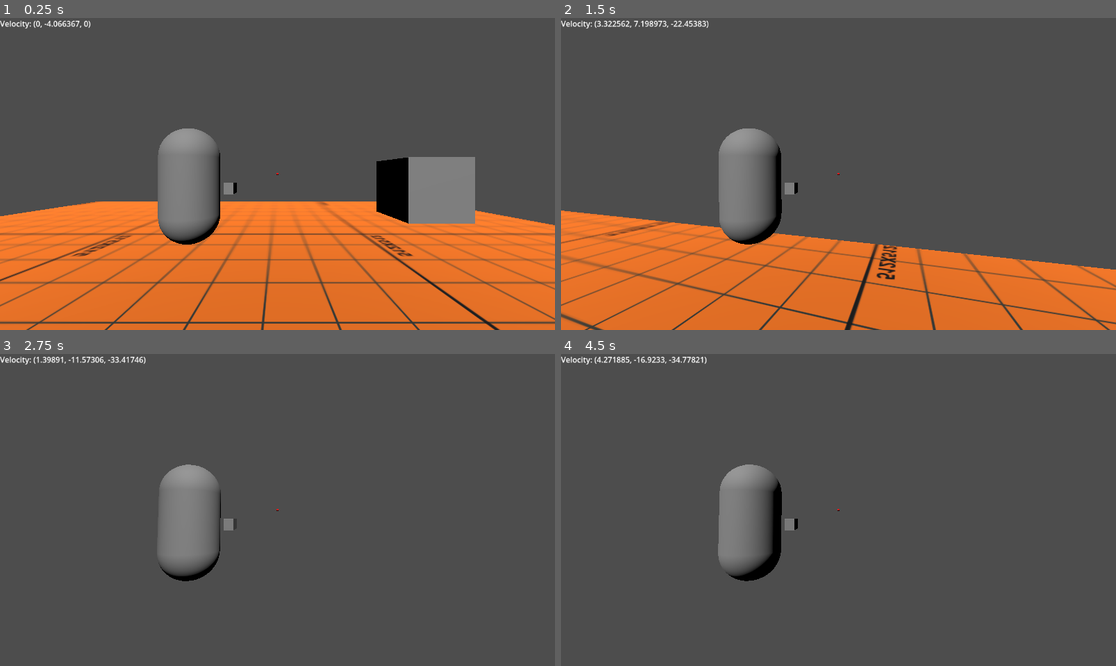
Above: before the commit, frames 1-4 (two rows, left to right).
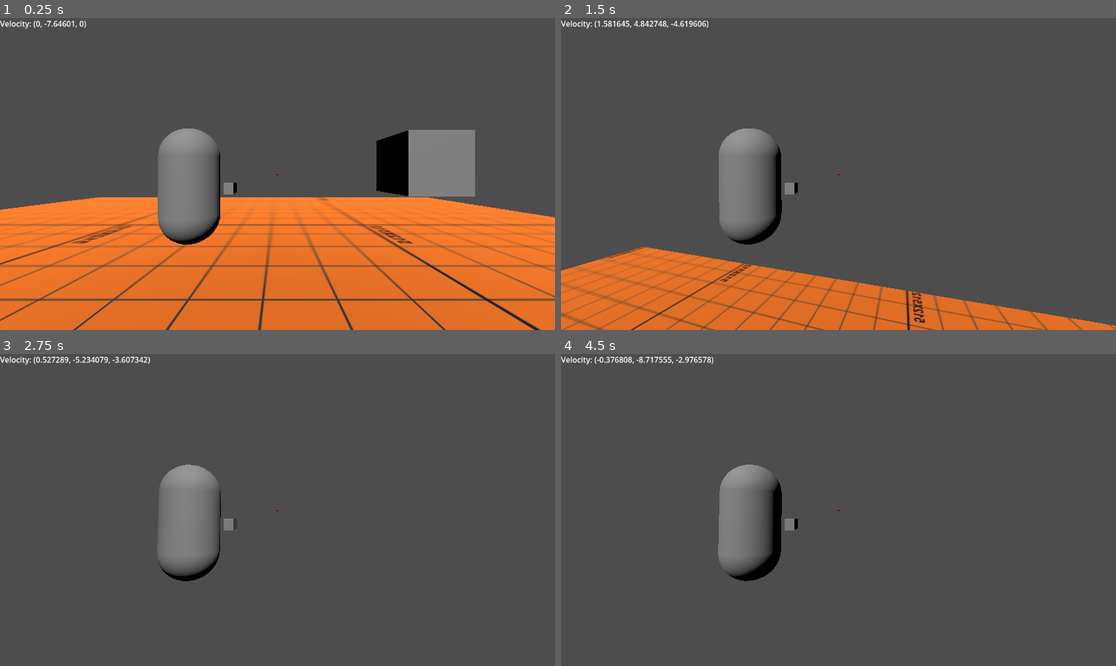
Above: after the commit, the same moments.

Repository: fowrr/ninja-game
Game: Godot game, scene res://testing_grounds.tscn
Two runs of this game, one before a commit and one after it. Both use one fixed random seed, a clock stepped at 60 frames per second and the inputs below.
Inputs (mouse positions are in pixels of both pictures, inside the frame that each line leads up to):
- Up to frame 1 (0.25 s): no input
- Up to frame 2 (1.5 s): tap Enter (ui_accept) at 0.5, 0.77 s; move the mouse to (866, 174) at 0.52 s; hold Shift (shift) 0.53-1.28 s; hold Up (ui_up) from 0.53 s (still down); tap Space (space) at 0.8, 1.35 s; move the mouse to (810, 174) at 1.27 s
- Up to frame 3 (2.75 s): keep holding Up (ui_up); tap Enter (ui_accept) at 1.52 s; tap Shift (shift) at 1.55 s; move the mouse to (288, 503) at 2.02 s; hold Right mouse button (mouse_right) from 2.03 s (still down); tap Space (space) at 2.3 s
- Up to frame 4 (4.5 s): keep holding Up (ui_up); move the mouse to (832, 516) at 2.77 s; release Right mouse button (mouse_right) at 2.78 s; tap Shift (shift) at 2.85 s; tap Enter (ui_accept) at 3.02, 3.77 s; move the mouse to (877, 513) at 3.52 s; click (877, 513) at 3.6 s; tap Space (space) at 3.8, 4.35 s; move the mouse to (794, 506) at 4.27 s

The runs differ from the first frame. In frame 1, 14% of the frame differs, in the area x 0-100%, y 0-100%; in frame 2, 17%; in frame 3, 0.2%; in frame 4, 0.3%.

Commit message:
got a lot working i think but i cant figure out how to get my swinging based off of an arc

Diff:
--- a/bean.gd
+++ b/bean.gd
@@ -2,15 +2,14 @@
 signal veloSpeed
 signal colF
 signal colT
-var velocity := 2500.0
+var vMultiplier := 1000.0
 var mouse_sens = 0.3
 @onready var hrzn = $v
 @onready var vert = $v/h
 @onready var mNode = $movementNode
 @onready var velocity_label = $"Control/velocity"
 var grounded = 0
-var max_horizontal_speed := 2.0
-var max_diagonal_speed := 2.82842712475
+var max_horizontal_speed := 3.0
 var jumps = 2
 @onready var rayCast = $v/h/S/Camera3D/RayCast3D
 @onready var h = ($"v/h/S/Camera3D/RayCast3D/rayball").get_surface_override_material(0)
@@ -20,36 +19,57 @@
 var colliding = false
 var launch = false
 var launchWas = false
+var inputVector = Vector3.ZERO
 # Called when the node enters the scene tree for the first time.
 func _ready():
 	Input.mouse_mode = Input.MOUSE_MODE_CAPTURED
 	linear_damp = 1.0
 
-
+var rope_dir = Vector3.ZERO
 # Called every frame. 'delta' is the elapsed time since the previous frame.
 func _process(delta):
-	var horizontal_velocity = Vector2(linear_velocity.x, linear_velocity.z)
-	#print(rayCast.transform.basis)
-	#Code making sure my velocity is never higher than my max speed.
-	#===============================================================#
-	var current_velocity = linear_velocity # Get the current velocity of the rigid body
-	#print(current_velocity.length())
-	if linear_velocity.y <= -1.5:
-		gravity_scale = 1
+
+	#If you're in the air, fall faster.
+	if linear_velocity.y <= -1.0:
+		gravity_scale = 1.5
 	else:
 		gravity_scale = 1
 
 
 	#Label for velocity
-	veloSpeed.emit(current_velocity)
-	velocity_label.text = "Velocity: " + str(current_velocity)
+	veloSpeed.emit(linear_velocity)
+	velocity_label.text = "Velocity: " + str(linear_velocity)
+
+
+	#Code for my movement
+	#===============================================================#
+	var horizontal_velocity = Vector2(linear_velocity.x, linear_velocity.z)
 
 	#Gets my movement (A,W,S,D or arrow keys)
 	var input = Input.get_vector("ui_left","ui_right","ui_up","ui_down")
-	var horizon_basis = mNode.basis #Check for nMode explanation (second line in unhandled input).
-	apply_central_force(Vector3(input.x, 0 ,input.y) * velocity * 1 * delta * horizon_basis)
-
-	#hi
+	var horizon_basis = mNode.basis #Check for nMode explanation (second line in unhandled input).)
+	apply_central_force(inputVector * vMultiplier * 1 * delta * horizon_basis) #Apply movement
+	if Input.is_action_pressed("shift"):
+		max_horizontal_speed = 9.0
+		vMultiplier = 4000
+	else:
+		max_horizontal_speed = lerp(max_horizontal_speed, 3.0, 0.1)
+		vMultiplier = 2500
+	#print(horizontal_velocity.length())
+	#Limiting velocity:
+	#print(horizon_basis)
+	if launch == true:
+		inputVector = Vector3( 0 , 0 ,input.y)
+	elif launch == false and Input.is_action_pressed("shift"):
+		inputVector = Vector3(input.x, 0 ,input.y)
+		if horizontal_velocity.length() > 9.2:
+			horizontal_velocity = horizontal_velocity.normalized() * max_horizontal_speed
+			linear_velocity = Vector3(horizontal_velocity.x,linear_velocity.y,horizontal_velocity.y)
+	else:
+		inputVector = Vector3(input.x, 0 ,input.y)
+		if horizontal_velocity.length()> 3.1:
+			horizontal_velocity = horizontal_velocity.normalized() * max_horizontal_speed
+			linear_velocity = Vector3(horizontal_velocity.x,linear_velocity.y,horizontal_velocity.y)
 	col()
 
 #This works
@@ -88,7 +108,7 @@
 	if Input.is_action_just_pressed("space"):
 		if grounded == 1:
 			if jumps == 2:
-				apply_central_impulse(Vector3(0, 1 ,0) * 7 )
+				apply_central_impulse(Vector3(0, 1 ,0) * 15 )
 				jumps -=1
 			elif jumps == 1:
 				if linear_velocity.y <= 0.25:
--- a/bean2.tscn
+++ b/bean2.tscn
@@ -26,6 +26,7 @@
 [node name="bean" type="RigidBody3D"]
 physics_material_override = SubResource("PhysicsMaterial_27feu")
 lock_rotation = true
+constant_force = Vector3(0, -10, 0)
 script = ExtResource("1_qxflj")
 
 [node name="MeshInstance3D" type="MeshInstance3D" parent="."]
--- a/grapplingGun.gd
+++ b/grapplingGun.gd
@@ -2,14 +2,15 @@
 signal launching
 signal retracted
 signal point
+
 #This whole code will the grappling code
 #I will attempt to make a 3D version of the springJoint that the 2D space has.
 var colliding = false
 @export var RayCast: RayCast3D
 @onready var ray = $"../v/h/S/Camera3D/RayCast3D"
-@export var stiffness := 100.0
-@export var rest_length := 5.0
-@export var damping := 1.0
+@export var stiffness := 10.0
+@export var rest_length := 4.0
+@export var damping := 2.0
 @onready var player = get_parent()
 
 func _ready():
@@ -26,7 +27,7 @@
 		retract()
 		emit_signal("retracted")
 	if launched == true:
-		grapple_physics(delta)
+		grapple_physics()
 
 func retract():
 	launched = false
@@ -35,7 +36,7 @@
 	hook_target = ray.get_collision_point()
 	launched = true
 
-func grapple_physics(delta):
+func grapple_physics():
 	var dir_player_targ = player.global_position.direction_to(hook_target)
 	var dist_player_targ = player.global_position.distance_to(hook_target)
 	emit_signal("point")
@@ -43,14 +44,13 @@
 	var displacement = dist_player_targ - rest_length  #Springy part. If the distance is more than it should be,
 	#our player will move towards what it should be(rest length). Else, gravity will take care of it.
 	if displacement > 0:
-		#var spring_force_mag = stiffness * displacement #force of our spring springing back, higher stiffness =
-		#var spring_force = spring_force_mag * dir_player_targ # more harder to spring in the first place, which is what i'm going for. This line makes sure that we're springing back to the
+		var spring_force_mag = stiffness * displacement #force of our spring springing back, higher stiffness =
+		var spring_force = spring_force_mag * dir_player_targ # more harder to spring in the first place, which is what i'm going for. This line makes sure that we're springing back to the
 																#target.
 		var vel_dot = player.linear_velocity.dot(dir_player_targ)
 		var damp = -damping * vel_dot * dir_player_targ
-		damp.y -= 7
-		force = stiffness * displacement * dir_player_targ + damp
-		#print(vel_dot)
+		force = spring_force + damp
+
 	player.apply_central_force(force)
 func _on_bean_col_t():
 	colliding = true
